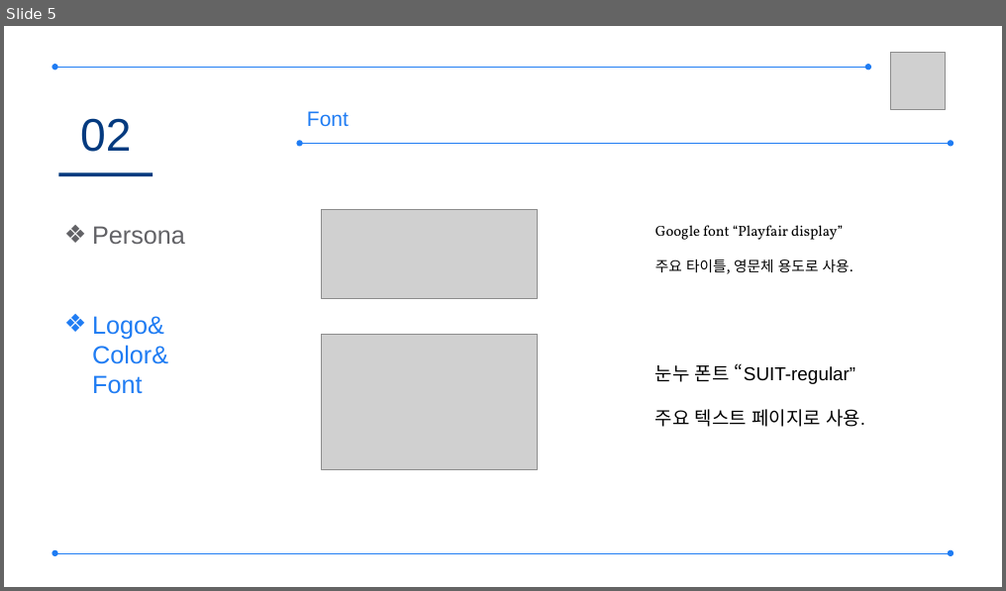
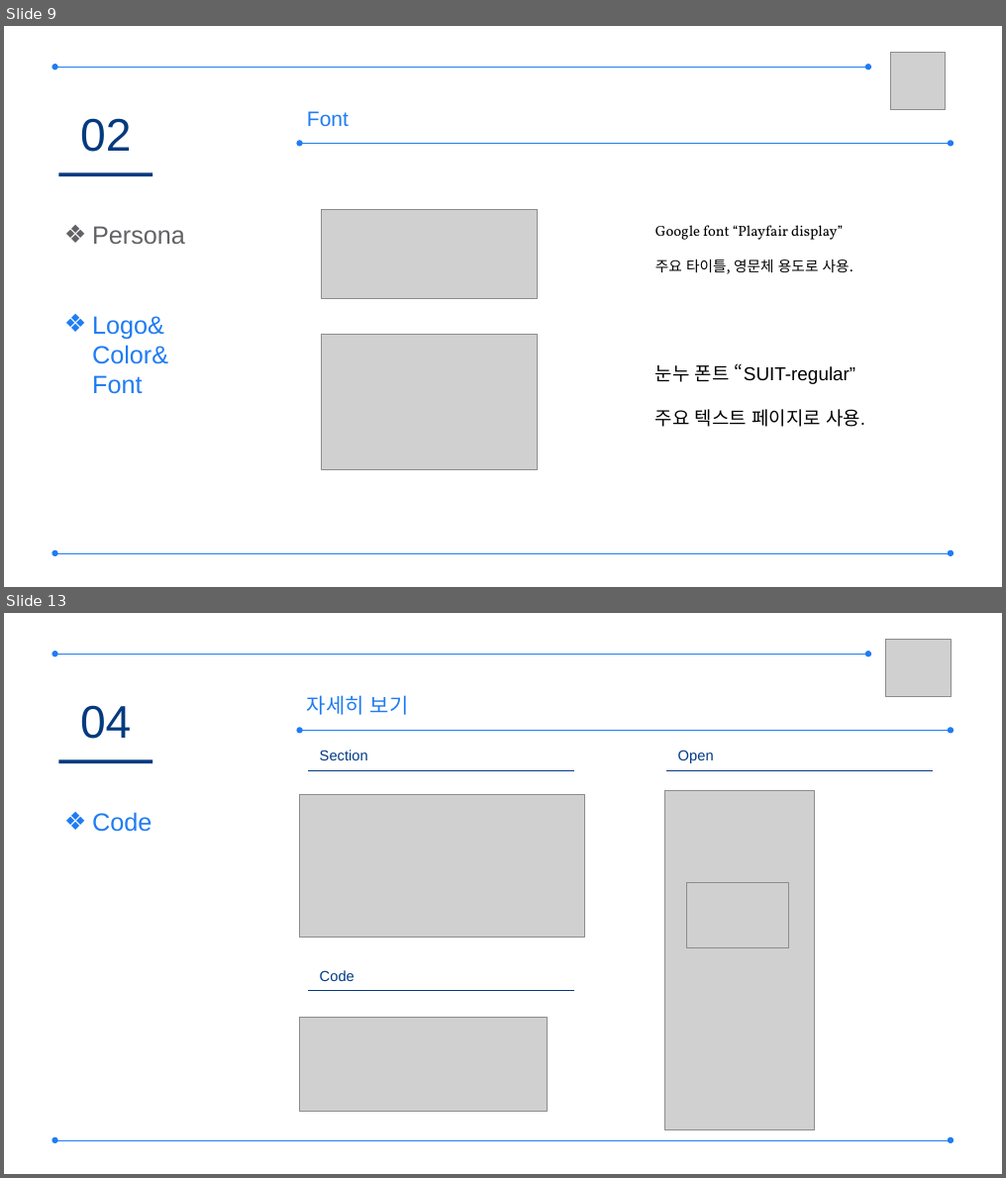
Before and after one commit to naisha855/Project_4, a slide deck: Plan/프레젠테이션1.pptx. Shown one above the other, each under a label of ours: slide 5 before the commit, slides 9 and 13 after it; the slides between them are not shown. The pictures are 1006x591 and 1006x1178 pixels, drawn with LibreOffice and Linux fonts; fonts in the diff are those of the drawing; grey boxes stand for pictures. Boxes give left, top, right and bottom in pixels: in the first picture for what was removed or moved away, otherwise in the second. Text is boxed around its words. In the diff, an @@ line names an element or a change of style, - is before the commit and + after.

```diff
--- a/Plan/프레젠테이션1.pptx
+++ b/Plan/프레젠테이션1.pptx
@@ slide 13 added at (4,613,1002,1174), background #FFFFFF @@
@@ picture added at (885,639,950,696) @@
@@ double arrow added from (54, 655) to (868, 655), #1F7CF3 0.5 pt @@
@@ text added at (307,695,409,715), 20 pt, text #1F7CF3 @@
+자세히 보기
@@ text added at (80,705,131,739), 44 pt, text #043A7F @@
+04
@@ double arrow added from (300, 731) to (951, 731), #1F7CF3 0.5 pt @@
@@ rectangle added at (58,760,152,763), fill #043A7F @@
@@ text added at (320,750,368,761), 14 pt, text #013986 @@
+Section
@@ text added at (678,750,714,763), 14 pt, text #013986 @@
+Open
@@ line added from (308, 770) to (574, 770), #043A7F 0.5 pt @@
@@ line added from (666, 770) to (933, 770), #043A7F 0.5 pt @@
@@ text added at (92,812,152,832), 24 pt, text #1F7CF3 @@
+❖ Code
@@ picture added at (300,794,585,937) @@
@@ picture added at (665,791,815,1131) @@
@@ picture added at (687,883,788,949) @@
@@ line added from (308, 991) to (574, 991), #043A7F 0.5 pt @@
@@ text added at (320,970,354,981), 14 pt, text #013986 @@
+Code
@@ picture added at (300,1017,548,1112) @@
@@ double arrow added from (54, 1141) to (951, 1141), #1F7CF3 0.5 pt @@
@@ what was slide 5 is now slide 9 @@
```
Also in this commit, not shown: 2 slides changed, 8 other slides added, 1 slide removed, 2 other files.
